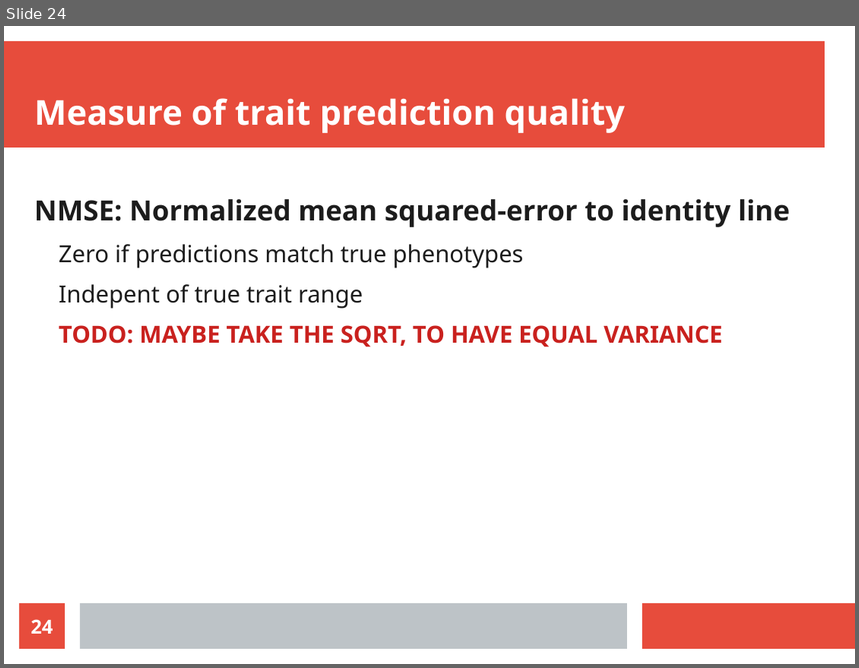
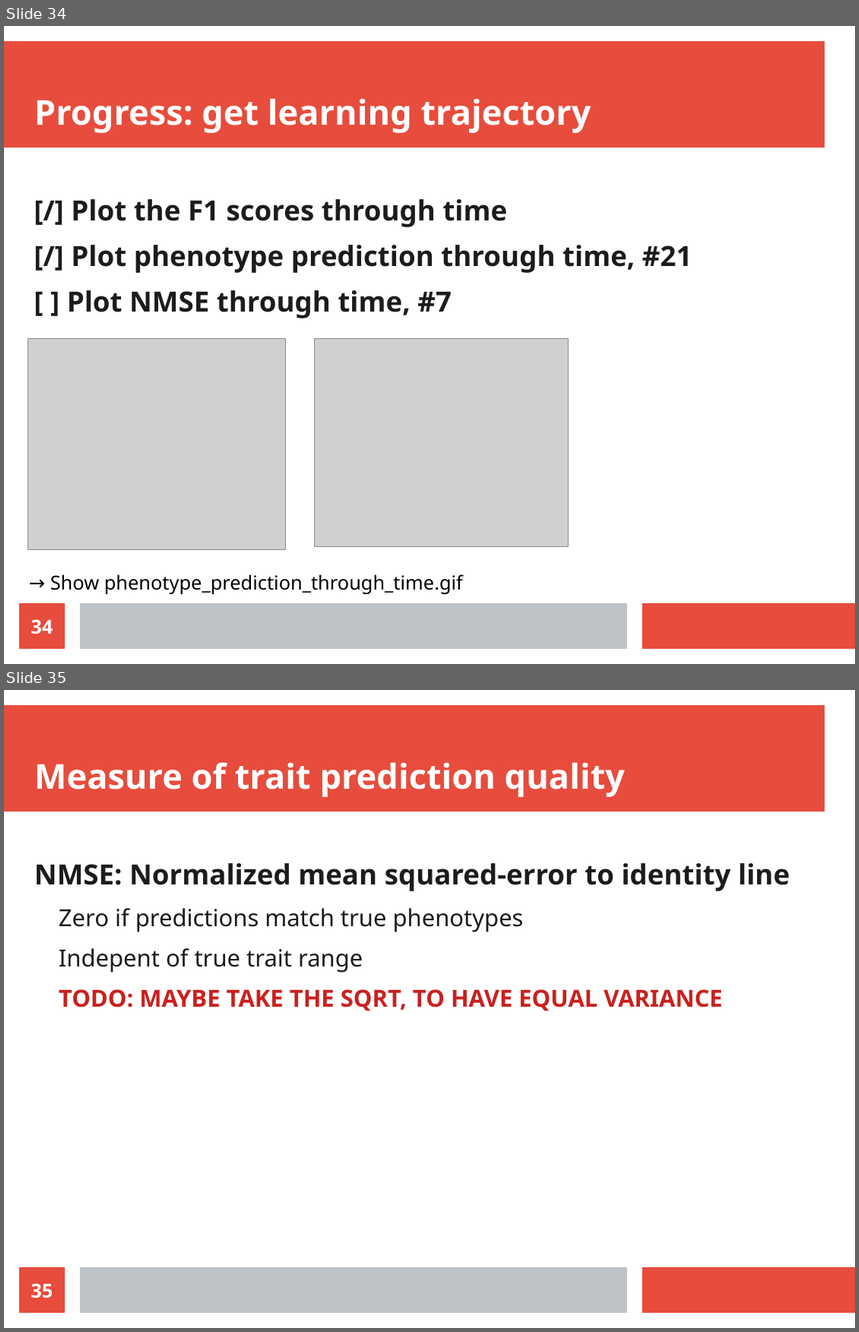
Before and after one commit to richelbilderbeek/science_presentation_20220305, a slide deck: science_presentation_20220305.odp. Shown one above the other, each under a label of ours: slide 24 before the commit, slides 34 and 35 after it. The pictures are 859x668 and 859x1332 pixels, drawn with LibreOffice and Linux fonts; fonts in the diff are those of the drawing; grey boxes stand for pictures. Boxes give left, top, right and bottom in pixels: in the first picture for what was removed or moved away, otherwise in the second. Text is boxed around its words. In the diff, an @@ line names an element or a change of style, - is before the commit and + after.

```diff
--- a/science_presentation_20220305.odp
+++ b/science_presentation_20220305.odp
@@ slide 34 added at (4, 26, 855, 664), background #FFFFFF; not listed: 3 template elements that a slide beside it also shows @@
@@ title added at (34, 98, 591, 133), 32 pt, text #FFFFFF, bold @@
+Progress: get learning trajectory
@@ text added at (67, 199, 693, 319), 26 pt, text #1C1C1C, bold @@
+[/] Plot the F1 scores through time
+[/] Plot phenotype prediction through time, #21
+[ ] Plot NMSE through time, #7
@@ picture added at (28, 339, 285, 550) @@
@@ picture added at (315, 339, 569, 547) @@
@@ text added at (50, 575, 463, 594), 18 pt, text #000000 @@
+→ Show phenotype_prediction_through_time.gif
@@ page number added at (19, 604, 65, 649), fill #E74C3C, 18 pt, text #FFFFFF, bold @@
+34
@@ what was slide 24 is now slide 35 @@
@@ page number at (31, 1284, 53, 1299): text changed @@
-24
+35
```
Also in this commit, not shown: 10 slides changed, 12 other slides added, 2 slides removed, 6 other files.
